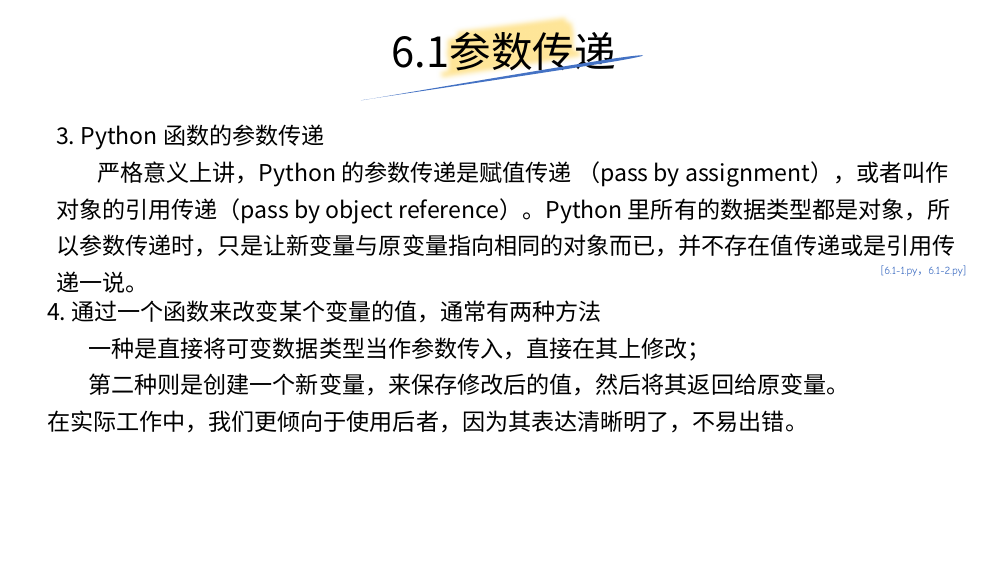
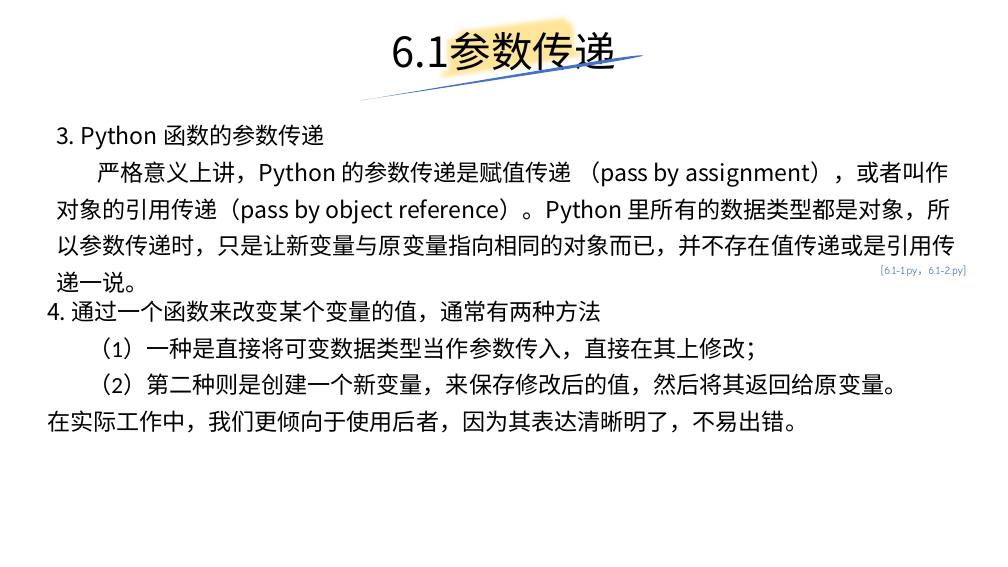
Before and after one commit to yiwenliu/CorePython, a slide deck: slide 39 of PPT/CorePython.pptx. Drawn at 1008x567 pixels with LibreOffice and Linux fonts; fonts in the diff are those of the drawing. Boxes give left, top, right and bottom in pixels: in the first picture for what was removed or moved away, otherwise in the second. Text is boxed around its words. In the diff, an @@ line names an element or a change of style, - is before the commit and + after.

```diff
--- a/PPT/CorePython.pptx
+++ b/PPT/CorePython.pptx
@@ text at [88,337,907,396]: text changed @@
-一种是直接将可变数据类型当作参数传入，直接在其上修改；
-第二种则是创建一个新变量，来保存修改后的值，然后将其返回给原变量。
+（1）一种是直接将可变数据类型当作参数传入，直接在其上修改；
+（2）第二种则是创建一个新变量，来保存修改后的值，然后将其返回给原变量。
```
Also in this commit, not shown: 8 slides added, 2 slides removed, 10 other files.
